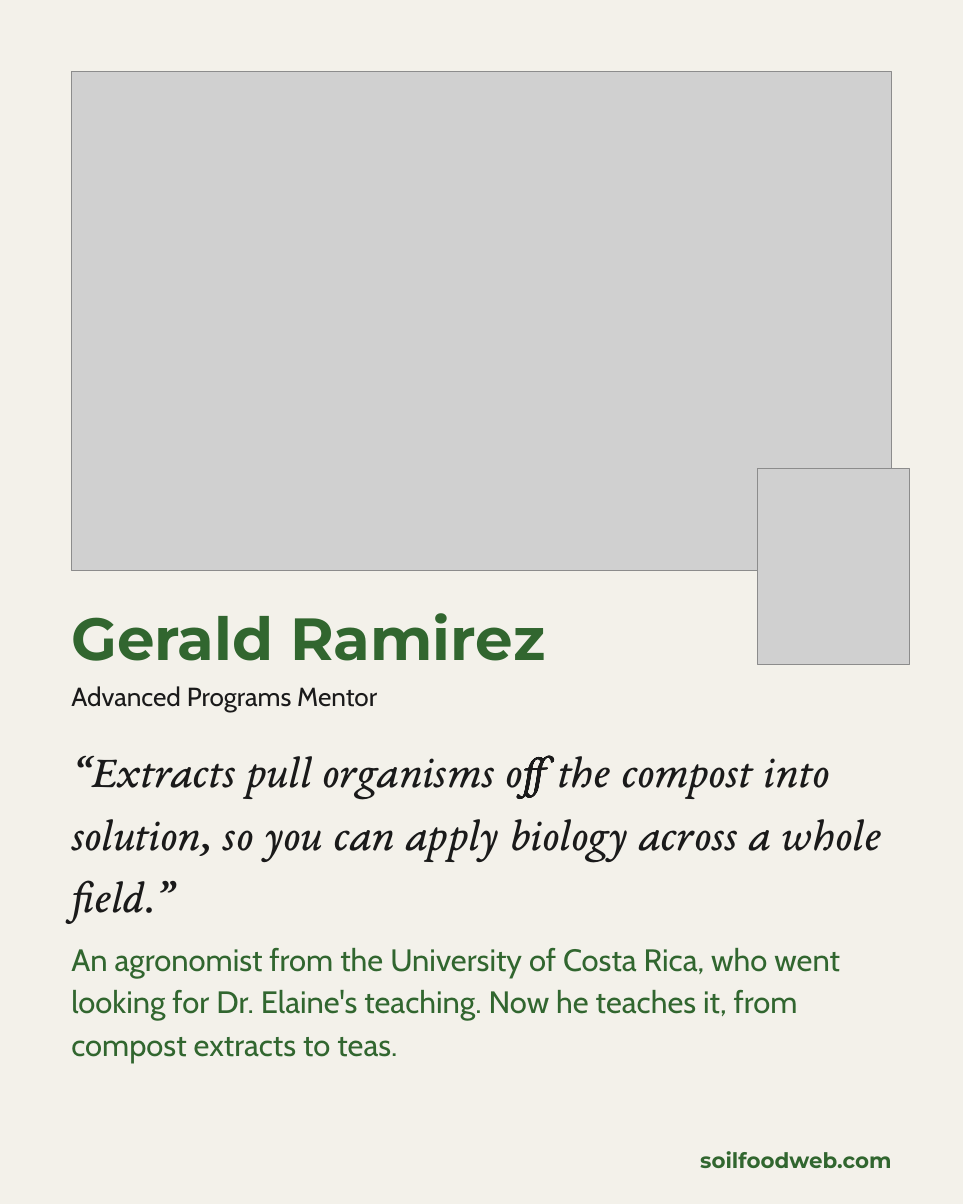
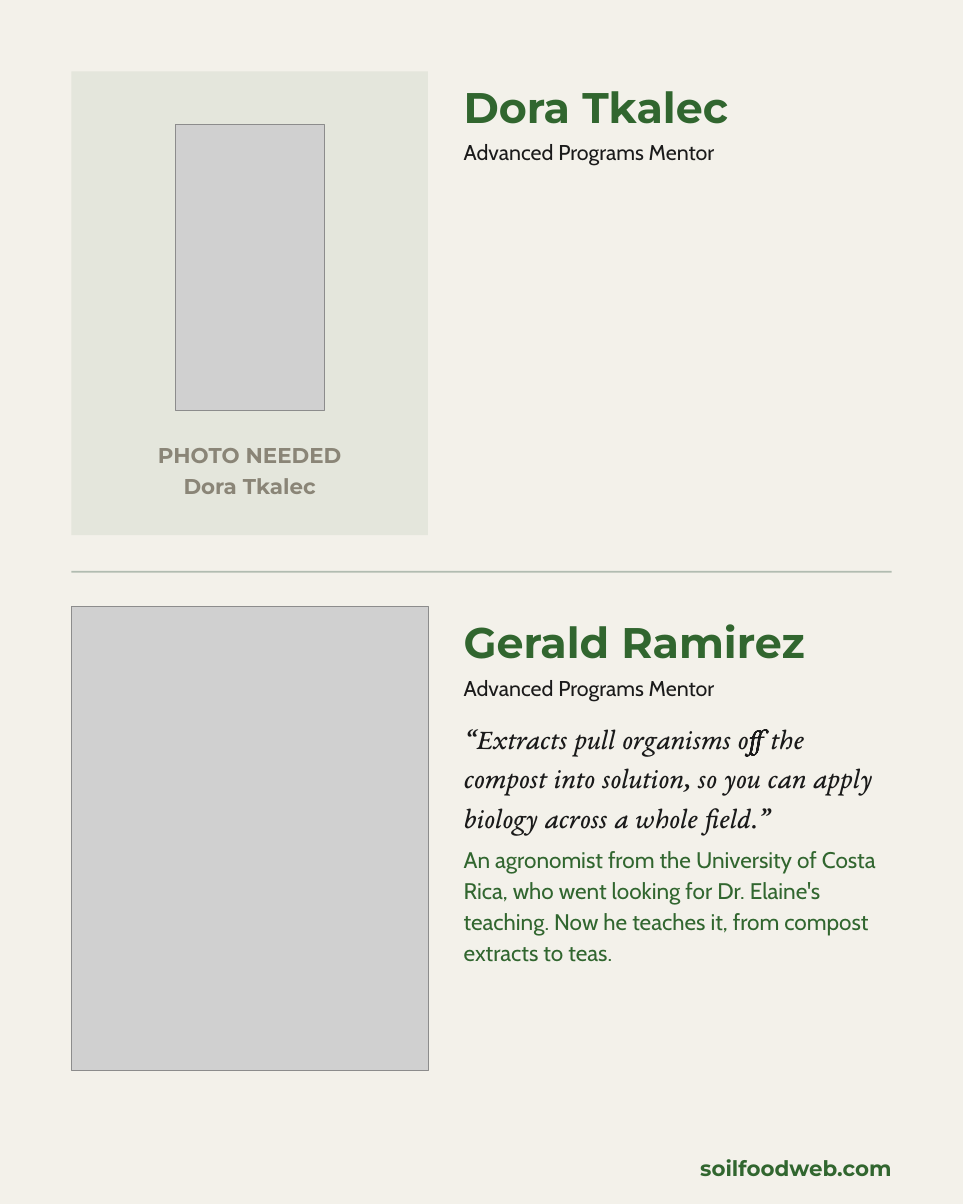
Before and after one commit to linneamoritznyc/SFW-SocialMedia, a slide deck: slide 6 of templates/posts/october/05-10-2026-mon-ig-teachers-day-v2.pptx (slide 11 before the commit). Drawn at 963x1204 pixels with LibreOffice and Linux fonts; fonts in the diff are those of the drawing; grey boxes stand for pictures. Boxes give left, top, right and bottom in pixels: in the first picture for what was removed or moved away, otherwise in the second. Text is boxed around its words. In the diff, an @@ line names an element or a change of style, - is before the commit and + after.

```diff
--- a/templates/posts/october/05-10-2026-mon-ig-teachers-day-v2.pptx
+++ b/templates/posts/october/05-10-2026-mon-ig-teachers-day-v2.pptx
@@ picture removed at (x1=71, y1=71, x2=891, y2=570) @@
@@ rectangle added at (x1=71, y1=71, x2=428, y2=535), fill #E4E6DC @@
@@ text added at (x1=464, y1=91, x2=728, y2=124), 36 pt, text #31662F, bold @@
+Dora Tkalec
@@ picture added at (x1=175, y1=125, x2=324, y2=410) @@
@@ text added at (x1=464, y1=144, x2=715, y2=166), 18 pt, text #1A1A1A @@
+Advanced Programs Mentor
@@ text added at (x1=158, y1=448, x2=342, y2=494), 18 pt, text #8A8577, bold @@
+PHOTO NEEDED
+Dora Tkalec
@@ picture removed at (x1=758, y1=468, x2=909, y2=663) @@
@@ rectangle added at (x1=71, y1=571, x2=891, y2=573), fill #B1BCB1 @@
@@ picture added at (x1=71, y1=606, x2=428, y2=1070) @@
@@ text "Gerald Ramirez" moved from (x1=71, y1=613, x2=545, y2=661) to (x1=464, y1=624, x2=805, y2=659) @@
@@ text "Gerald Ramirez" at (x1=464, y1=624, x2=805, y2=659): size 50 to 36 pt @@
@@ text "Advanced Programs Mentor" moved from (x1=71, y1=686, x2=377, y2=713) to (x1=464, y1=680, x2=715, y2=701) @@
@@ text "Advanced Programs Mentor" at (x1=464, y1=680, x2=715, y2=701): size 22 to 18 pt @@
@@ text "“Extracts pull organisms off the ..." moved from (x1=71, y1=756, x2=881, y2=924) to (x1=464, y1=729, x2=872, y2=835) @@
@@ text "“Extracts pull organisms off the ..." at (x1=464, y1=729, x2=872, y2=835): size 38 to 24 pt @@
@@ text "An agronomist from the University ..." moved from (x1=71, y1=948, x2=840, y2=1064) to (x1=464, y1=851, x2=876, y2=962) @@
@@ text "An agronomist from the University ..." at (x1=464, y1=851, x2=876, y2=962): size 26 to 19 pt @@
@@ text "soilfoodweb.com" moved from (x1=700, y1=1151, x2=891, y2=1168) to (x1=700, y1=1159, x2=891, y2=1176) @@
```
Also in this commit, not shown: 6 other slides changed, 7 slides removed, 18 other files.
